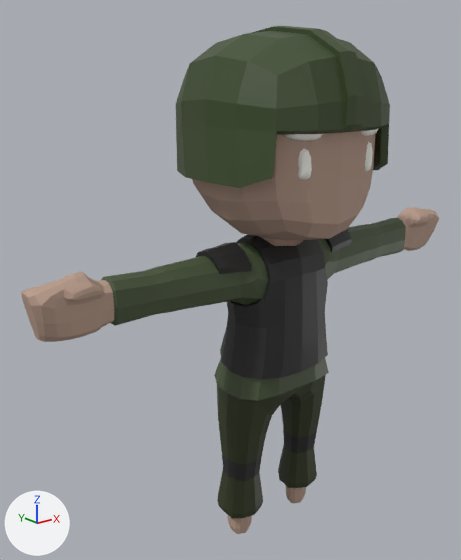
Two versions of the glTF model assets/runtime/characters/soldier-male-phase2.glb, one commit apart.
One viewpoint serves both versions: a 50 mm lens placed at (-2.64, -2.83, 2.97), pointed at (-0.21, 0.21, 1.75). Arrows for +X, +Y and +Z are at lower left; the lights stay in place. The first picture is the older version.

Objects in the first picture: 'Body'.
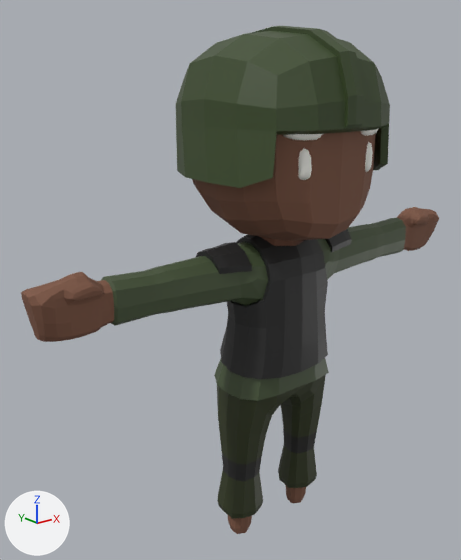
Commit message: Build verified Phase 2 human runtime assets

Location of each change, [x1, y1, x2, y2] in pixels of the pictures (461 x 560 px):
'Body', recoloured
    both: [21, 128, 439, 534]

The change, as a list of edits to the scene's bpy script:
```text
Change mat_skin:
    mat_skin.base_color: (0.498, 0.341, 0.267) -> (0.212, 0.0953, 0.0578)  # beige #bb9e8d -> brown #7f5744
```
